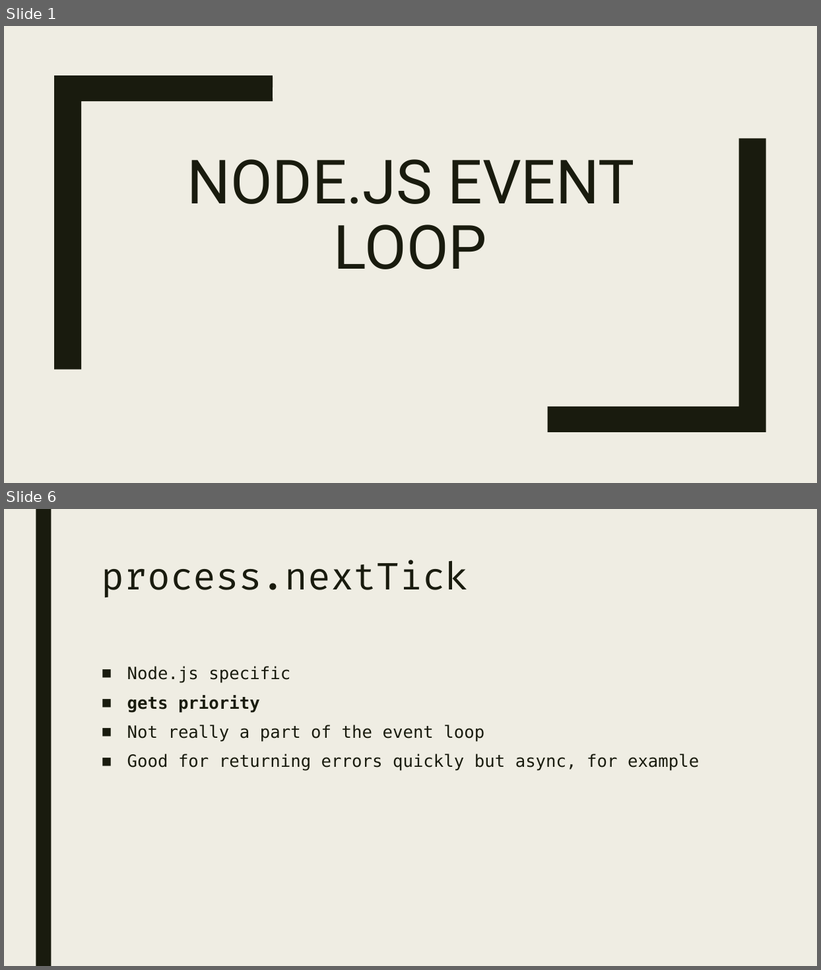
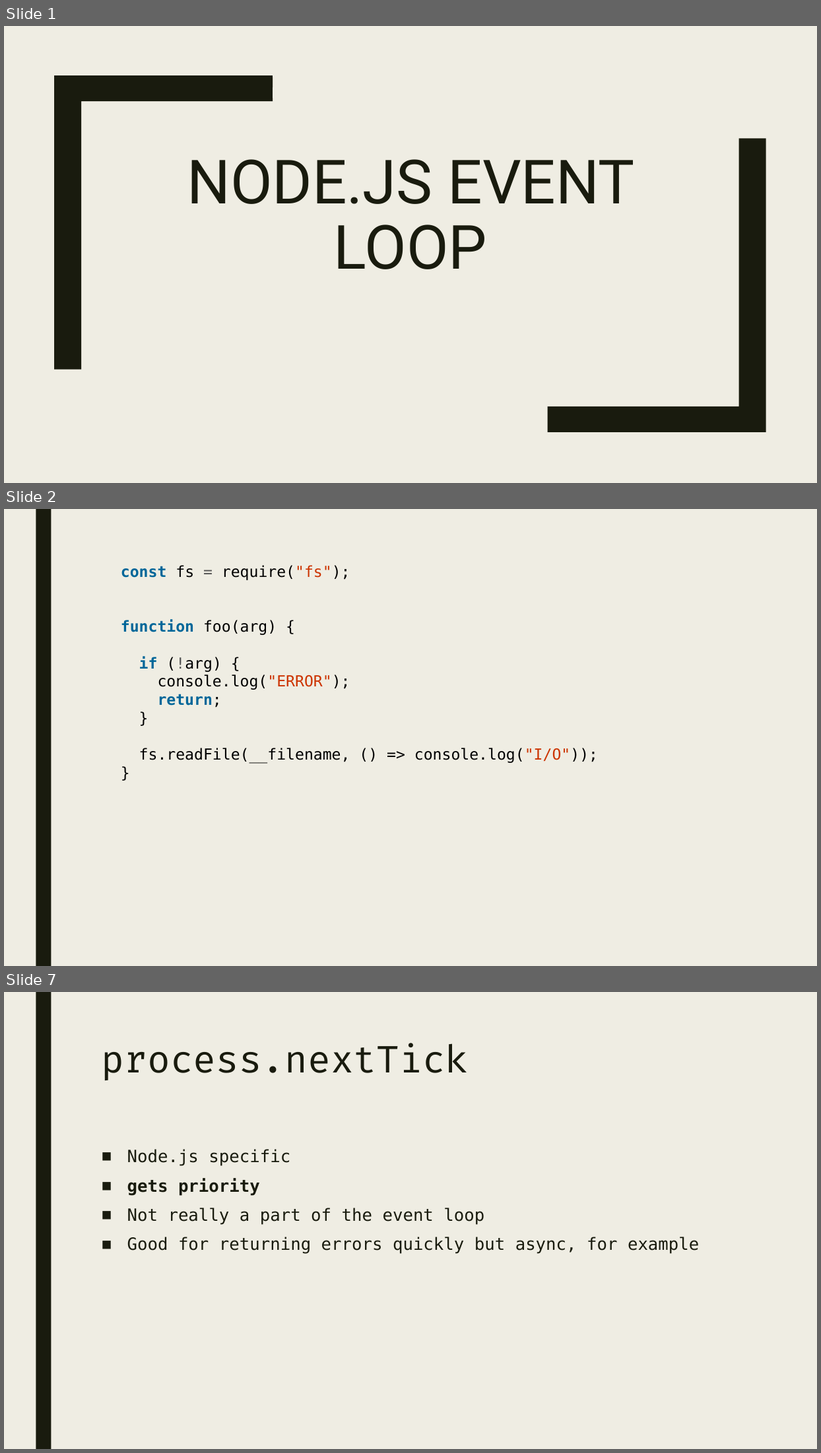
Before and after one commit to nabriski/lectures, a slide deck: event-loop/prez.pptx. Shown one above the other, each under a label of ours: slides 1 and 6 before the commit, slides 1, 2 and 7 after it; the slides between them are not shown. The pictures are 821x970 and 821x1453 pixels, drawn with LibreOffice and Linux fonts; fonts in the diff are those of the drawing. Boxes give left, top, right and bottom in pixels: in the first picture for what was removed or moved away, otherwise in the second. Text is boxed around its words. In the diff, an @@ line names an element or a change of style, - is before the commit and + after.

```diff
--- a/event-loop/prez.pptx
+++ b/event-loop/prez.pptx
@@ slide 2 added at (4,509,817,966), background #EFEDE3; not listed: 1 template element that a slide beside it also shows @@
@@ text added at (121,565,598,764), 18 pt, text #000000 @@
+const fs = require("fs");
+function foo(arg) {
+if (!arg) {
+console.log("ERROR");
+return;
+}
+fs.readFile(__filename, () => console.log("I/O"));
+}
@@ what was slide 6 is now slide 7 @@
```
Also in this commit, not shown: 2 slides changed, 4 other slides added, 3 slides removed, 3 other files.
